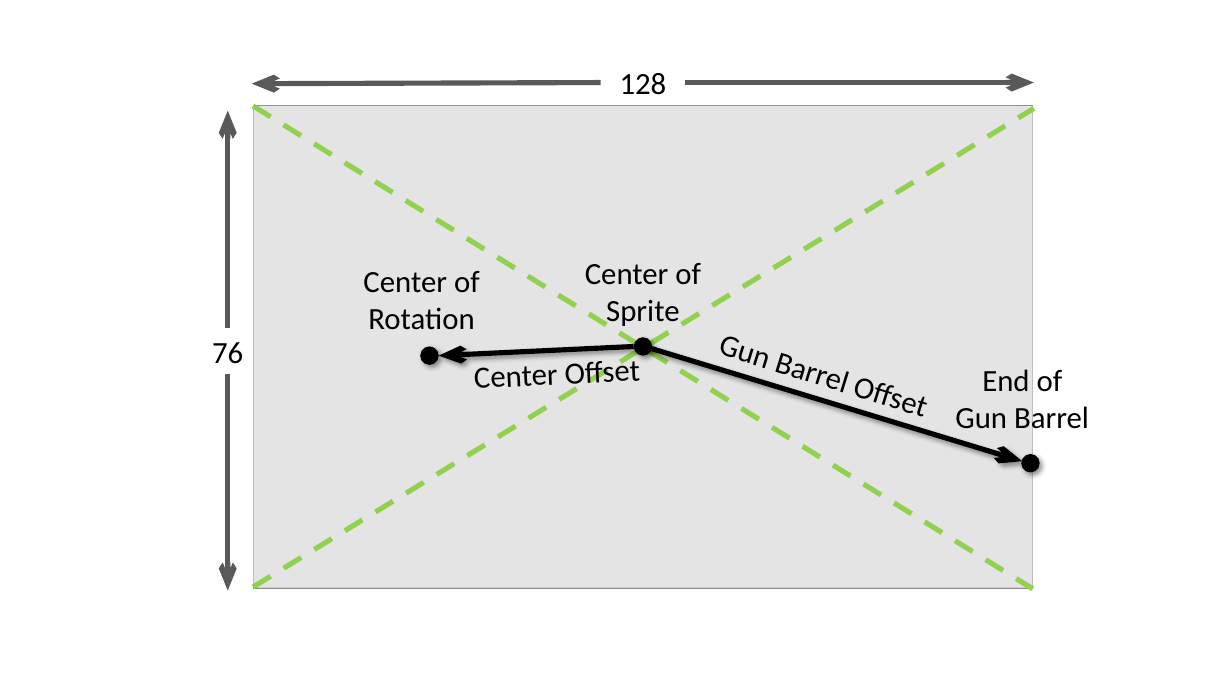
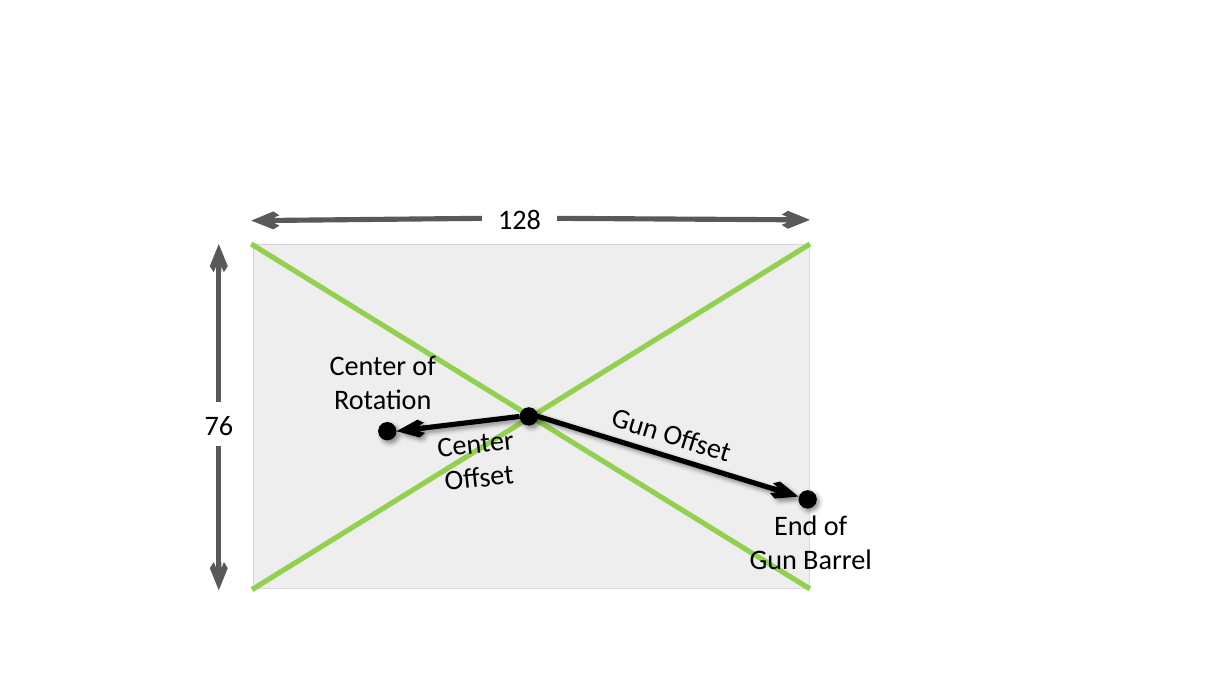
Before and after one commit to Ian-Parberry/sage-docs, a slide deck: slide 1 of Doxygen/games/1. Top Down Game/figures.pptx. Drawn at 1232x693 pixels with LibreOffice and Linux fonts; fonts in the diff are those of the drawing; grey boxes stand for pictures. Boxes give left, top, right and bottom in pixels: in the first picture for what was removed or moved away, otherwise in the second. Text is boxed around its words. In the diff, an @@ line names an element or a change of style, - is before the commit and + after.

```diff
--- a/Doxygen/games/1. Top Down Game/figures.pptx
+++ b/Doxygen/games/1. Top Down Game/figures.pptx
@@ text "128": place and size @@
-text "128" at [620, 73, 667, 95]
+text "128" at [498, 209, 541, 230]
@@ arrow moved from (252, 84) - (601, 82) to (251, 221) - (482, 218) @@
@@ arrow moved from (686, 82) - (1034, 82) to (557, 218) - (811, 220) @@
@@ arrow moved from (227, 111) - (227, 328) to (219, 244) - (219, 402) @@
@@ line moved from (253, 106) - (1033, 589) to (251, 244) - (811, 589) @@
@@ line (251, 244) - (811, 589): stroke #92D050 4 pt dashed to #92D050 4 pt @@
@@ line moved from (253, 587) - (1034, 108) to (252, 590) - (811, 244) @@
@@ line (252, 590) - (811, 244): stroke #92D050 4 pt dashed to #92D050 4 pt @@
@@ picture: place and size @@
-picture at [253, 106, 1033, 590]
+picture at [253, 244, 811, 589]
@@ rectangle: place and size @@
-rectangle at [253, 106, 1033, 588]
+rectangle at [253, 244, 811, 591]
@@ rectangle at [253, 244, 811, 591]: fill #FFFFFF at 44% opacity to #FFFFFF at 66% opacity @@
@@ text removed at [585, 263, 701, 326] @@
-Center of Sprite
@@ text "Center of Rotation": place and size @@
-text "Center of Rotation" at [363, 271, 480, 330]
+text "Center of Rotation" at [330, 352, 435, 410]
@@ text "76": place and size @@
-text "76" at [212, 342, 243, 364]
+text "76" at [205, 416, 234, 436]
@@ arrow moved from (634, 347) - (439, 356) to (519, 417) - (396, 432) @@
@@ text "Center" at [438, 428, 515, 490]: rotation 357 to 354 degrees @@
@@ ellipse: place and size @@
-ellipse at [634, 337, 653, 356]
+ellipse at [519, 408, 538, 426]
@@ arrow moved from (643, 346) - (1022, 461) to (538, 417) - (799, 496) @@
@@ text at [610, 410, 655, 442]: text changed; size 24 to 22 pt @@
-Gun Barrel Offset
+Gun Offset
@@ arrow moved from (227, 374) - (227, 591) to (219, 446) - (219, 591) @@
@@ ellipse: place and size @@
-ellipse at [421, 347, 439, 365]
+ellipse at [378, 422, 396, 441]
@@ text at [438, 428, 515, 490]: text changed; size 24 to 22 pt @@
-Center Offset
+Center
+Offset
@@ size 24 to 22 pt in 4 elements at [205, 416, 234, 436], [330, 352, 435, 410], [498, 209, 541, 230], [750, 512, 872, 576] @@
@@ text "End of": place and size @@
-text "End of" at [955, 369, 1089, 436]
+text "End of" at [750, 512, 872, 576]
@@ ellipse: place and size @@
-ellipse at [1021, 454, 1040, 472]
+ellipse at [799, 490, 817, 508]
```
Also in this commit, not shown: 9 other files.
